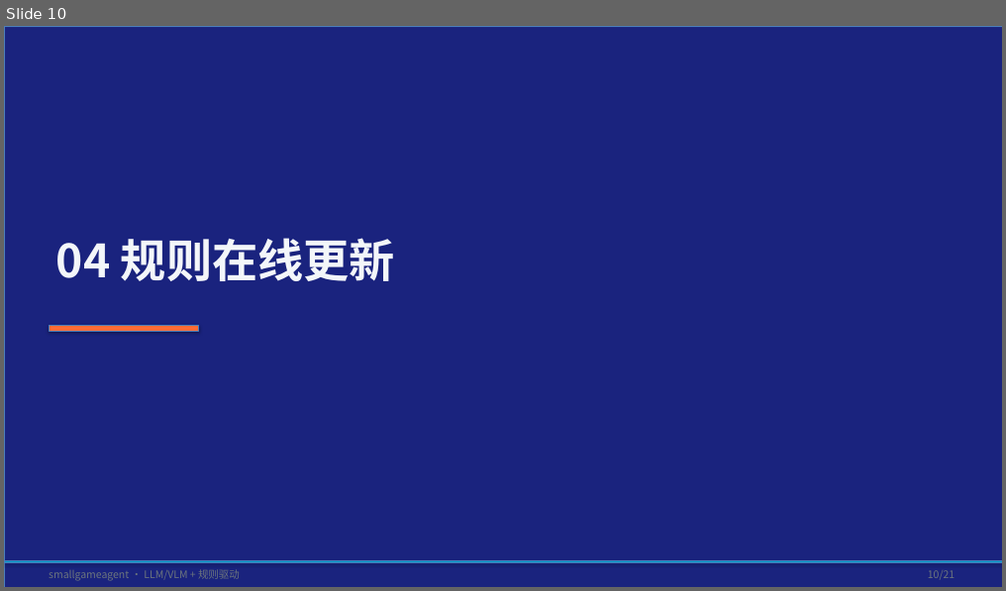
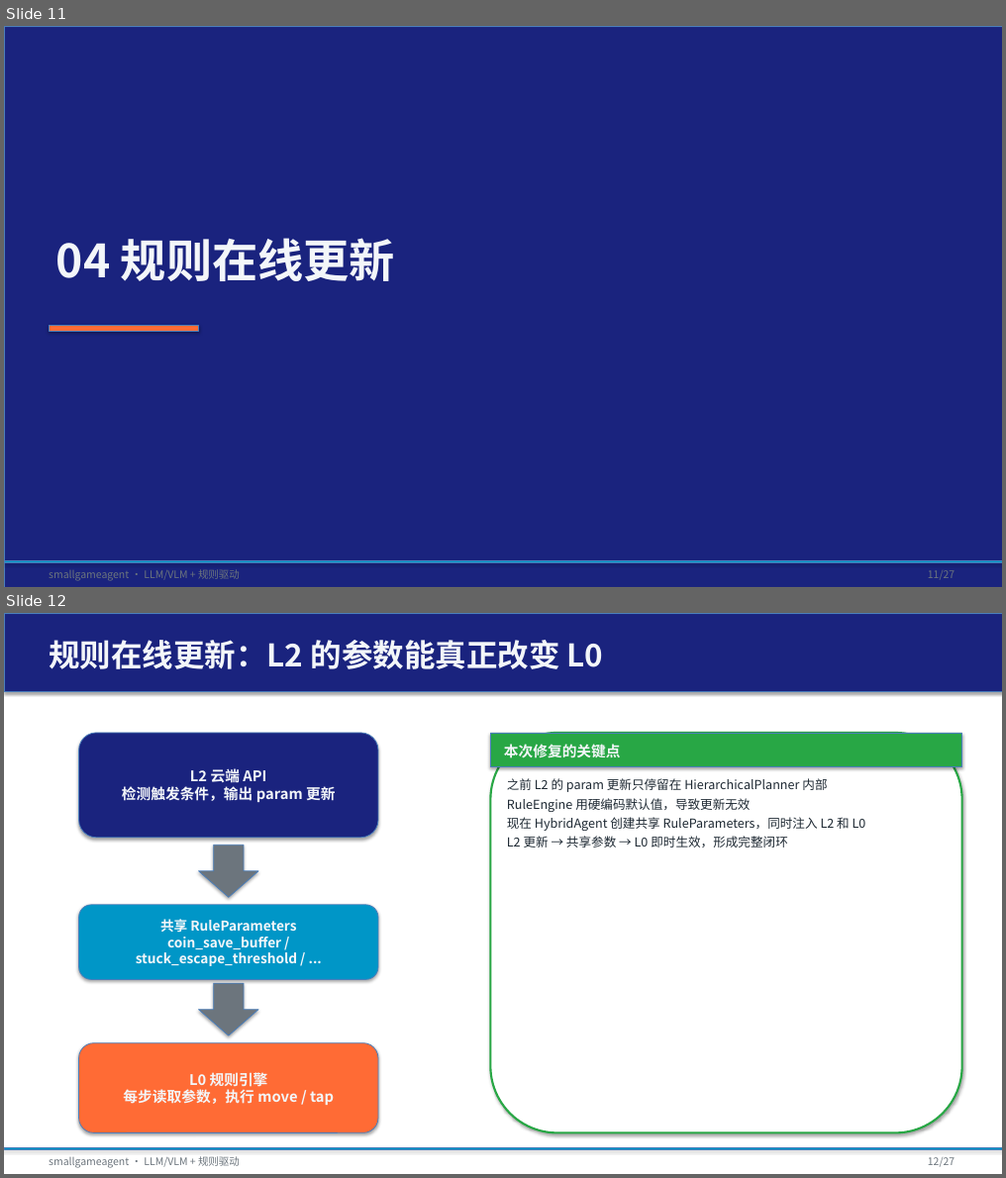
Before and after one commit to tzhazuma/smallgameagent, a slide deck: reports/smallgameagent_report.pptx. Shown one above the other, each under a label of ours: slide 10 before the commit, slides 11 and 12 after it. The pictures are 1006x591 and 1006x1178 pixels, drawn with LibreOffice and Linux fonts; fonts in the diff are those of the drawing. Boxes give left, top, right and bottom in pixels: in the first picture for what was removed or moved away, otherwise in the second. Text is boxed around its words. In the diff, an @@ line names an element or a change of style, - is before the commit and + after.

Commit message:
feat: offline replay harness, rule-update wiring, and refreshed report/PPT
- Add src/experiments/offline_replay.py for browser-free evaluation on
  processed-runs trajectories (state adapter, fake ctx, rule/hierarchical/api-rule).
- Fix RuleEngine/HierarchicalPlanner RuleParameters sharing so L2 param updates
  affect L0 in real time.
- Add exp_rule_update_mock.py and debug_l2_rule_update.py for wiring validation.
- Update multi-provider env example (.env.example) and .gitignore for games/,
  collected_datasets/.
- Refresh REPORT.md and EXPERIMENT_RESULTS.md with offline replay results.
- Regenerate PDF/PPT via scripts/generate_deliverables.py.

```diff
--- a/reports/smallgameagent_report.pptx
+++ b/reports/smallgameagent_report.pptx
@@ slide 12 added at box(4, 613, 1002, 1174), background #FFFFFF @@
@@ rectangle added at box(4, 613, 1002, 691), fill #1A237E, outline #4B7EBC 0.75 pt @@
@@ text added at box(49, 640, 604, 669), 30 pt, text #F3F6F9, bold @@
+规则在线更新：L2 的参数能真正改变 L0
@@ rounded rectangle added at box(79, 733, 378, 838), fill #1A237E, outline #4B7EBC 0.75 pt, 14 pt, text #F3F6F9, bold @@
+L2 云端 API
+检测触发条件，输出 param 更新
@@ rounded rectangle added at box(491, 733, 962, 1134), fill #FFFFFF, outline #28A745 2 pt @@
@@ rectangle added at box(491, 733, 962, 766), fill #28A745, outline #4B7EBC 0.75 pt @@
@@ text added at box(504, 744, 621, 759), 14 pt, text #F3F6F9, bold @@
+本次修复的关键点
@@ text added at box(507, 778, 866, 848), 12 pt, text #1E2933 @@
+之前 L2 的 param 更新只停留在 HierarchicalPlanner 内部
+RuleEngine 用硬编码默认值，导致更新无效
+现在 HybridAgent 创建共享 RuleParameters，同时注入 L2 和 L0
+L2 更新 → 共享参数 → L0 即时生效，形成完整闭环
@@ down arrow added at box(199, 845, 258, 897), fill #6C757D, outline #4B7EBC 0.75 pt @@
@@ rounded rectangle added at box(79, 905, 378, 980), fill #0096C7, outline #4B7EBC 0.75 pt, 13 pt, text #F3F6F9, bold @@
+共享 RuleParameters
+coin_save_buffer / stuck_escape_threshold / ...
@@ down arrow added at box(199, 983, 258, 1036), fill #6C757D, outline #4B7EBC 0.75 pt @@
@@ rounded rectangle added at box(79, 1044, 378, 1134), fill #FF6B35, outline #4B7EBC 0.75 pt, 14 pt, text #F3F6F9, bold @@
+L0 规则引擎
+每步读取参数，执行 move / tap
@@ rectangle added at box(4, 1149, 1002, 1150), fill #0096C7, outline #4B7EBC 0.75 pt @@
@@ text added at box(49, 1157, 240, 1168), 10 pt, text #6C757D @@
+smallgameagent · LLM/VLM + 规则驱动
@@ text added at box(928, 1157, 954, 1167), 10 pt, text #6C757D @@
+12/27
@@ what was slide 10 is now slide 11 @@
@@ slide 11 changed as well @@
@@ text at box(928, 570, 954, 579): text changed @@
-10/21
+11/27
```
Also in this commit, not shown: 19 other slides changed, 6 other slides added, 1 slide removed, 16 other files.
